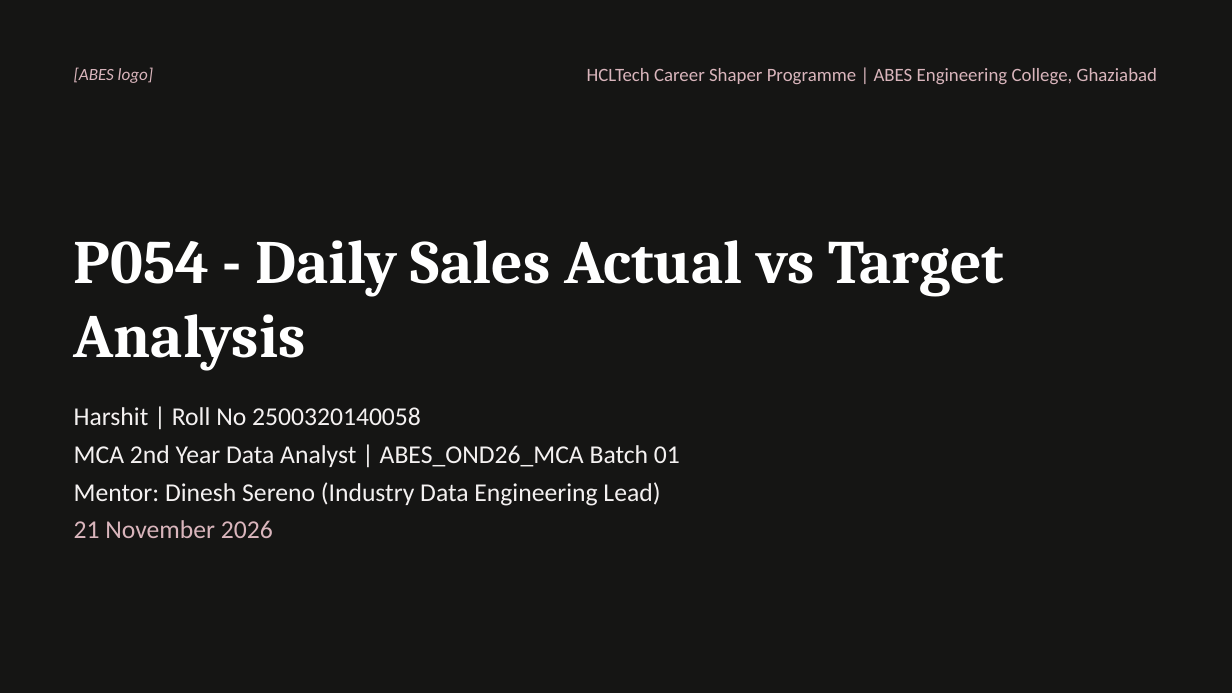
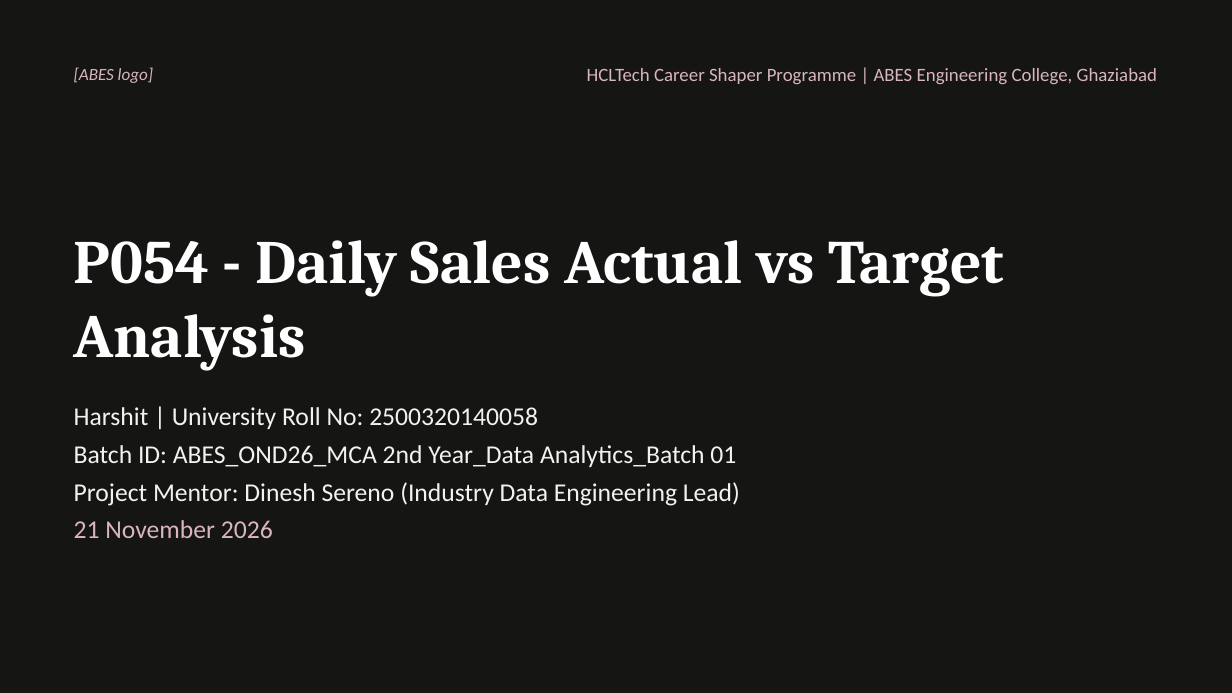
Before and after one commit to hcosmos/2500320140058-p054-daily-sales, a slide deck: slide 1 of docs/P054_Presentation.pptx. Drawn at 1232x693 pixels with LibreOffice and Linux fonts; fonts in the diff are those of the drawing. Boxes give left, top, right and bottom in pixels: in the first picture for what was removed or moved away, otherwise in the second. Text is boxed around its words. In the diff, an @@ line names an element or a change of style, - is before the commit and + after.

Commit message:
Update project metadata across all files: Project ID P054, Batch ID ABES_OND26_MCA 2nd Year_Data Analytics_Batch 01, Mentor Dinesh Sereno, Roll No 2500320140058

```diff
--- a/docs/P054_Presentation.pptx
+++ b/docs/P054_Presentation.pptx
@@ text at [74, 407, 740, 506]: text changed @@
-Harshit | Roll No 2500320140058
-MCA 2nd Year Data Analyst | ABES_OND26_MCA Batch 01
-Mentor: Dinesh Sereno (Industry Data Engineering Lead)
+Harshit | University Roll No: 2500320140058
+Batch ID: ABES_OND26_MCA 2nd Year_Data Analytics_Batch 01
+Project Mentor: Dinesh Sereno (Industry Data Engineering Lead)
```
Also in this commit, not shown: 24 other files.
